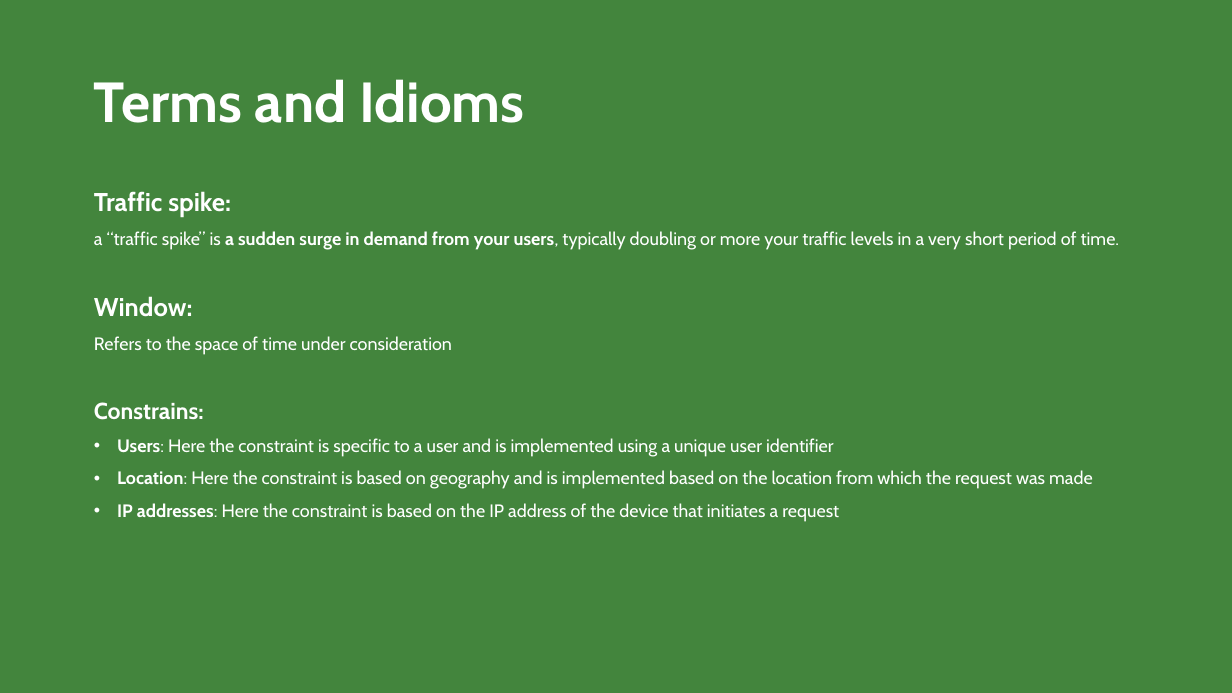
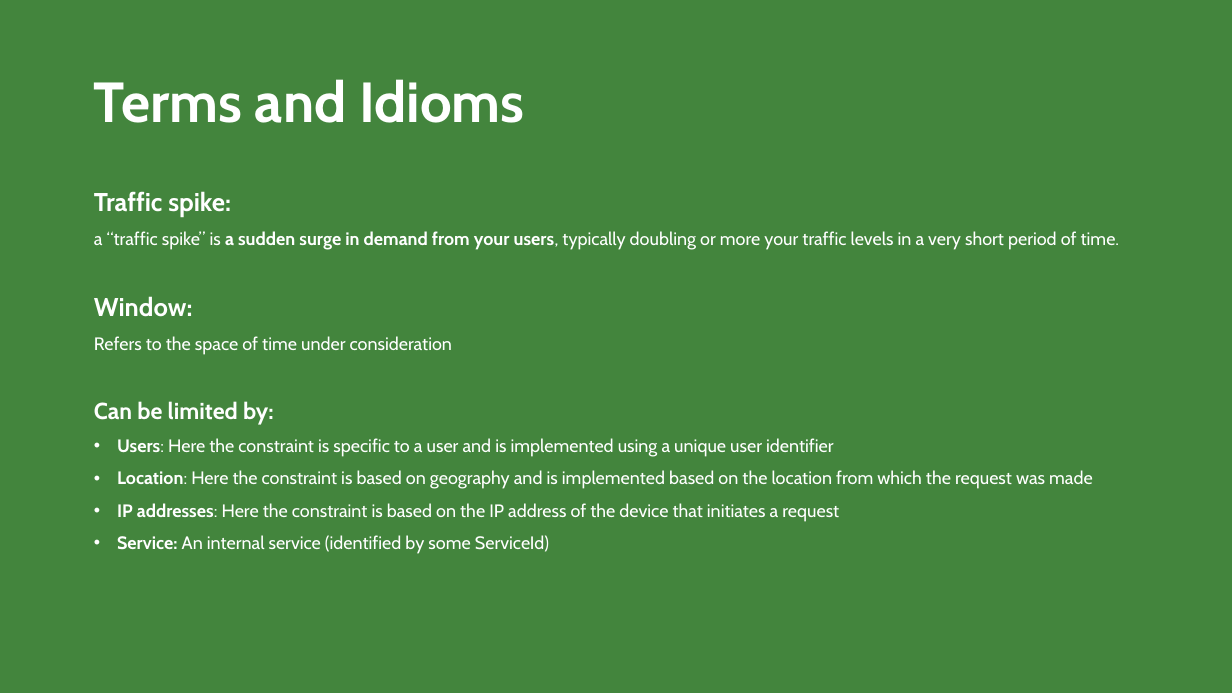
Before and after one commit to hamedhafezi/ppt, a slide deck: slide 3 of BK.pptx. Drawn at 1232x693 pixels with LibreOffice and Linux fonts; fonts in the diff are those of the drawing. Boxes give left, top, right and bottom in pixels: in the first picture for what was removed or moved away, otherwise in the second. Text is boxed around its words. In the diff, an @@ line names an element or a change of style, - is before the commit and + after.

```diff
--- a/BK.pptx
+++ b/BK.pptx
@@ text at (x1=94, y1=401, x2=274, y2=425): text changed @@
-Constrains:
+Can be limited by:
@@ text at (x1=117, y1=535, x2=549, y2=554): paragraph added @@
+• Service: An internal service (identified by some ServiceId)
```
Also in this commit, not shown: 4 other slides changed, 6 slides added.
